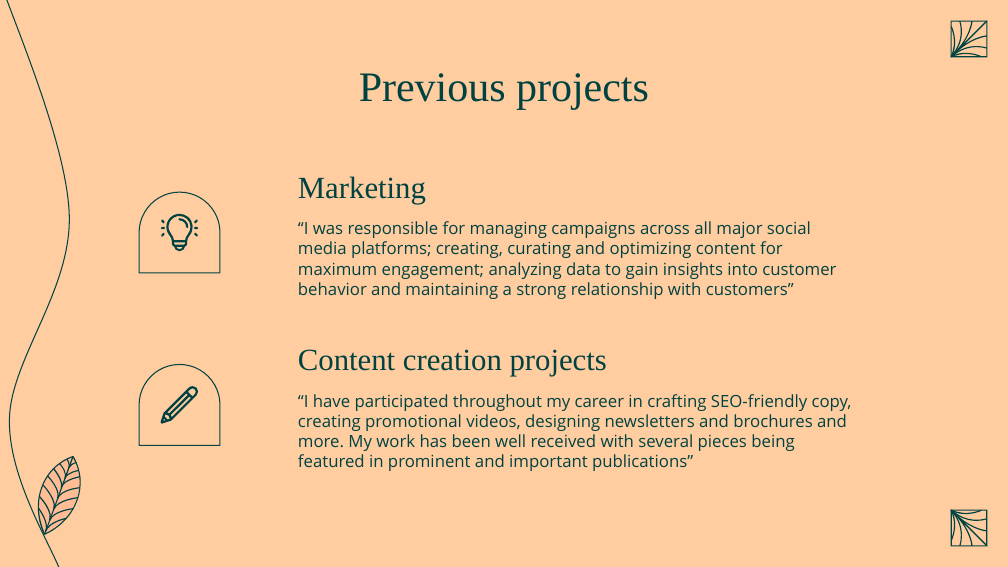
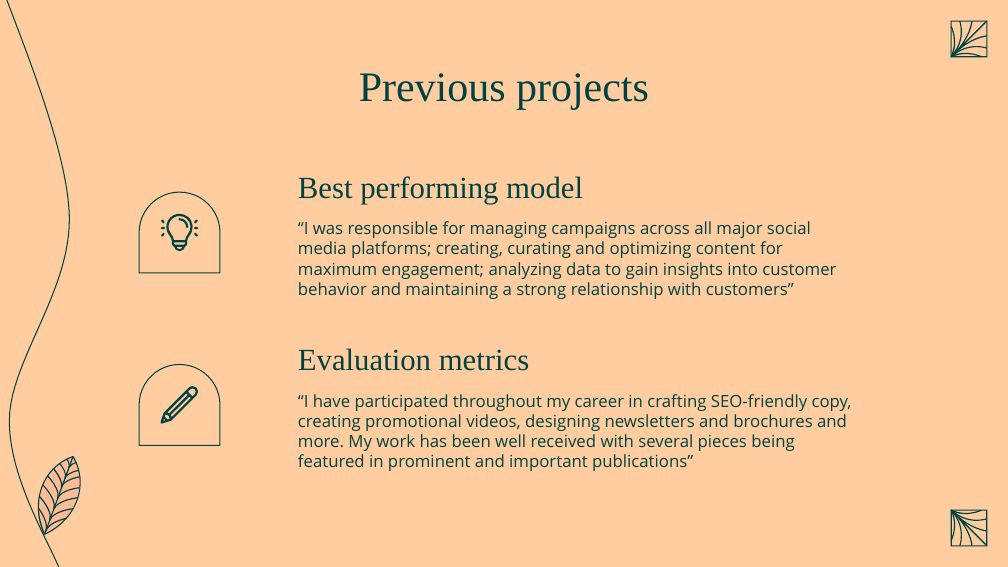
Before and after one commit to Eva-Claire/streamflix_recommender_system, a slide deck: slide 9 of streamflix_recommendation_system.pptx. Drawn at 1008x567 pixels with LibreOffice and Linux fonts; fonts in the diff are those of the drawing; background and template pictures are left out. Boxes give left, top, right and bottom in pixels: in the first picture for what was removed or moved away, otherwise in the second. Text is boxed around its words. In the diff, an @@ line names an element or a change of style, - is before the commit and + after.

```diff
--- a/streamflix_recommendation_system.pptx
+++ b/streamflix_recommendation_system.pptx
@@ subtitle at [298,176,583,204]: text changed @@
-Marketing
+Best performing model
@@ subtitle at [298,348,529,371]: text changed @@
-Content creation projects
+Evaluation metrics
```
Also in this commit, not shown: 7 other slides changed, 1 slide added, 1 slide removed.
